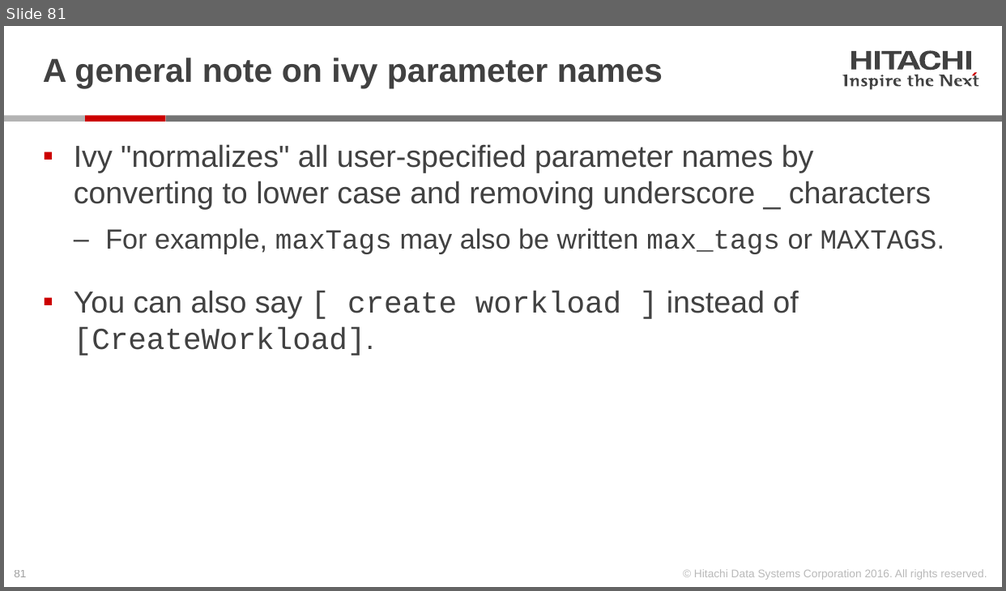
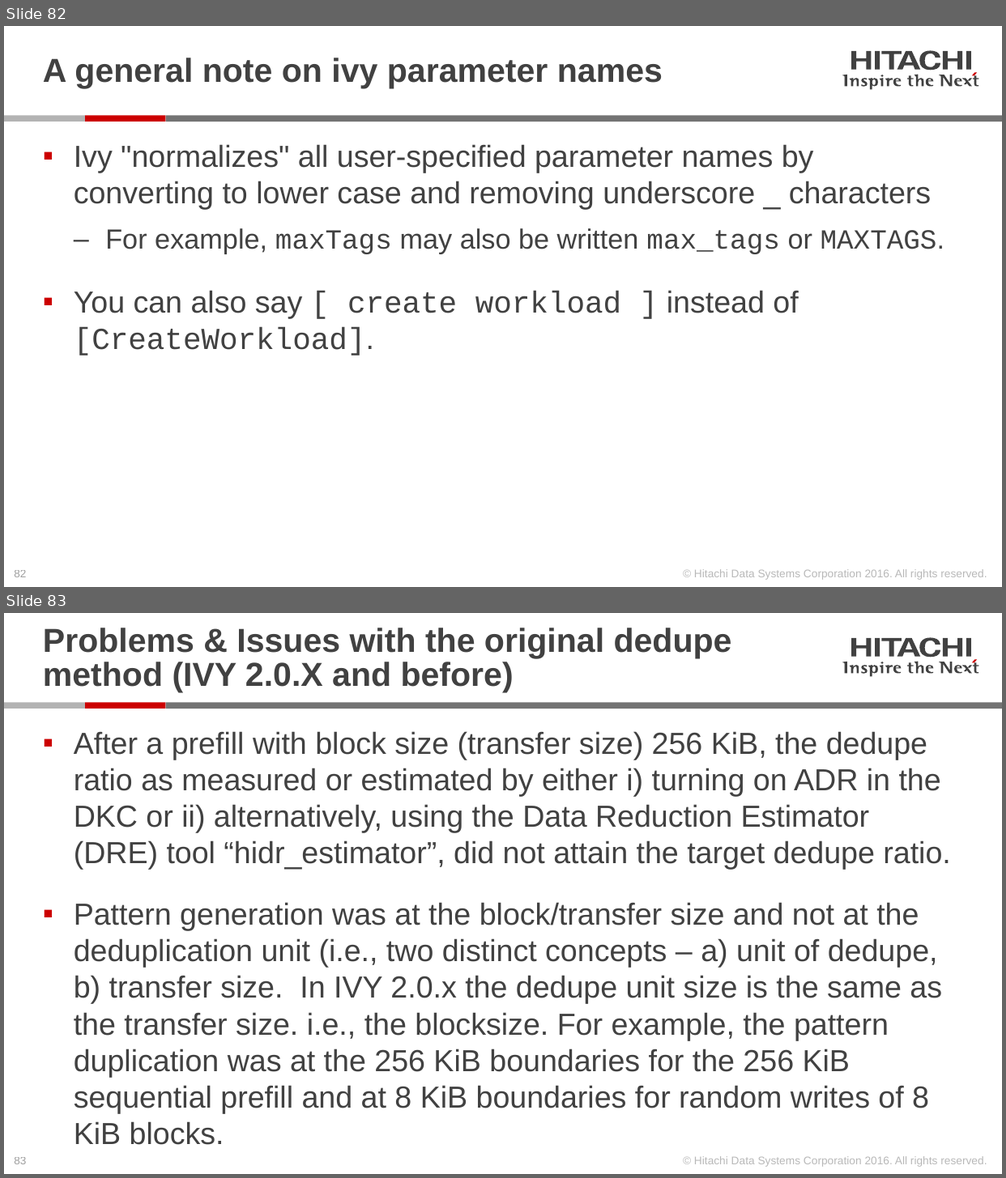
Before and after one commit to Hitachi-Data-Systems/ivy, a slide deck: doc/Programming the ivy engine.pptx. Shown one above the other, each under a label of ours: slide 81 before the commit, slides 82 and 83 after it. The pictures are 1006x591 and 1006x1178 pixels, drawn with LibreOffice and Linux fonts; fonts in the diff are those of the drawing. Boxes give left, top, right and bottom in pixels: in the first picture for what was removed or moved away, otherwise in the second. Text is boxed around its words. In the diff, an @@ line names an element or a change of style, - is before the commit and + after.

Commit message:
ivy 3.00.01 new_dedupe + one_thread_per_core, ivyslave->ivydriver

```diff
--- a/doc/Programming the ivy engine.pptx
+++ b/doc/Programming the ivy engine.pptx
@@ slide 83 added at (x1=4, y1=613, x2=1002, y2=1174), background #FFFFFF; not listed: 28 template elements that a slide beside it also shows @@
@@ title added at (x1=43, y1=628, x2=732, y2=692), 24 pt, text #414141, bold @@
+Problems & Issues with the original dedupe method (IVY 2.0.X and before)
@@ text added at (x1=74, y1=731, x2=950, y2=1145), 22 pt, text #414141 @@
+▪ After a prefill with block size (transfer size) 256 KiB, the dedupe ratio as measured or estimated by either i) turning on ADR in the DKC or ii) alternatively, using the Data Reduction Estimator (DRE) tool “hidr_estimator”, did not attain the target dedupe ratio.
+▪ Pattern generation was at the block/transfer size and not at the deduplication unit (i.e., two distinct concepts – a) unit of dedupe, b) transfer size. In IVY 2.0.x the dedupe unit size is the same as the transfer size. i.e., the blocksize. For example, the pattern duplication was at the 256 KiB boundaries for the 256 KiB sequential prefill and at 8 KiB boundaries for random writes of 8 KiB blocks.
@@ what was slide 81 is now slide 82 @@
@@ page number at (x1=14, y1=570, x2=26, y2=578): text changed @@
-81
+82
```
Also in this commit, not shown: 12 slides changed, 13 other slides added, 54 other files.
